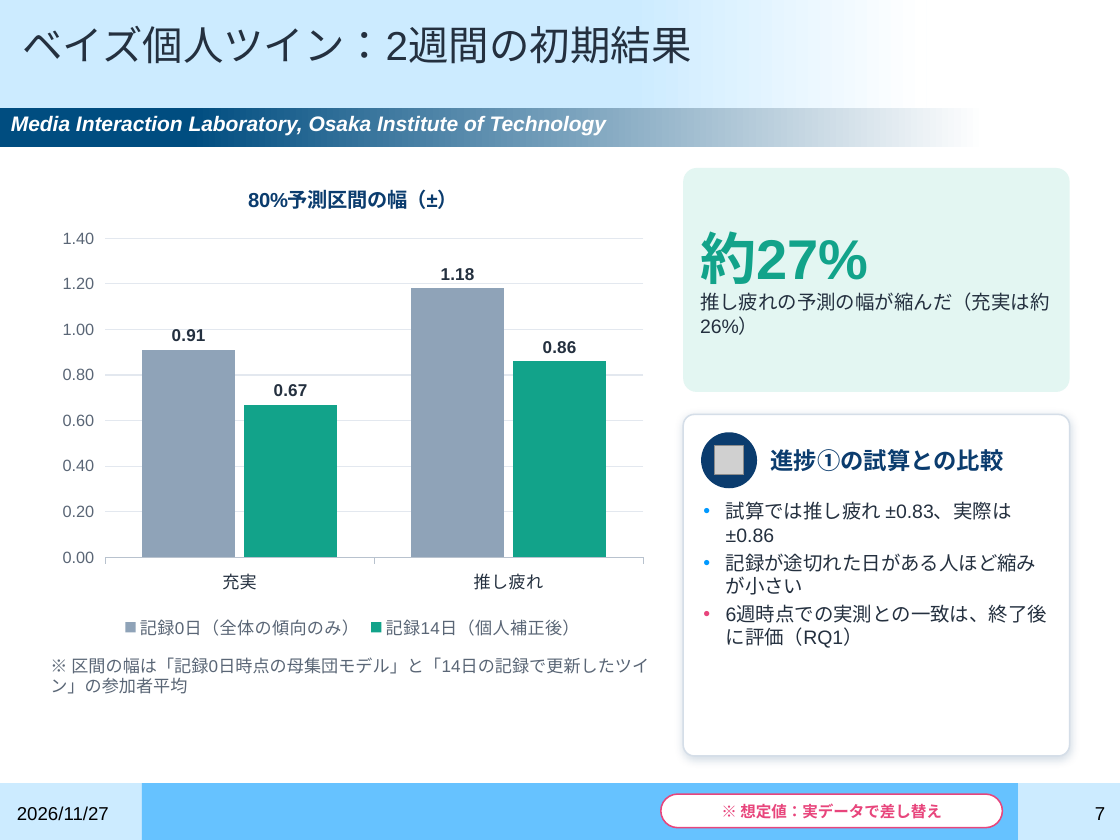
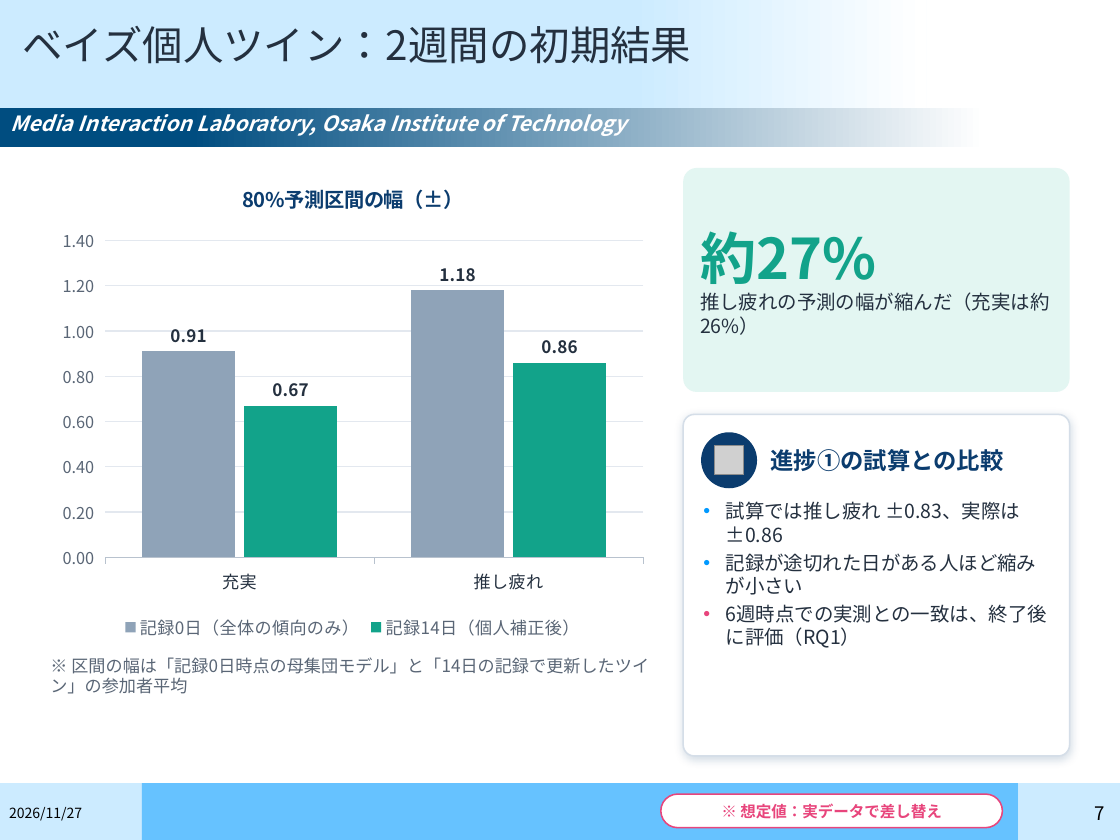
Before and after one commit to gen3121/semonster, a slide deck: slide 7 of research-materials/slides/05_進捗報告③_20261127_本実験の開始.pptx. Drawn at 1120x840 pixels with LibreOffice and Linux fonts; fonts in the diff are those of the drawing; grey boxes stand for pictures; background and template pictures are left out. Boxes give left, top, right and bottom in pixels: in the first picture for what was removed or moved away, otherwise in the second. Text is boxed around its words. In the diff, an @@ line names an element or a change of style, - is before the commit and + after.

```diff
--- a/research-materials/slides/05_進捗報告③_20261127_本実験の開始.pptx
+++ b/research-materials/slides/05_進捗報告③_20261127_本実験の開始.pptx
@@ font Arial to Noto Sans CJK JP in 5 elements at (x1=22, y1=26, x2=691, y2=64), (x1=700, y1=231, x2=1050, y2=335), (x1=726, y1=501, x2=1047, y2=648), (x1=50, y1=657, x2=649, y2=694), (x1=11, y1=114, x2=626, y2=136) @@
@@ column chart at (x1=50, y1=162, x2=655, y2=644) @@
@@ data labels of 記録0日（全体の傾向のみ） changed @@
@@ data labels of 記録14日（個人補正後） changed @@
@@ legend changed @@
@@ category axis changed @@
@@ value axis changed @@
@@ lettering changed @@
@@ text "2026/11/27" at (x1=9, y1=807, x2=82, y2=821): size 12 to 9 pt, font Arial to Noto Sans CJK JP @@
```
Also in this commit, not shown: 11 other slides changed, 33 other files.
